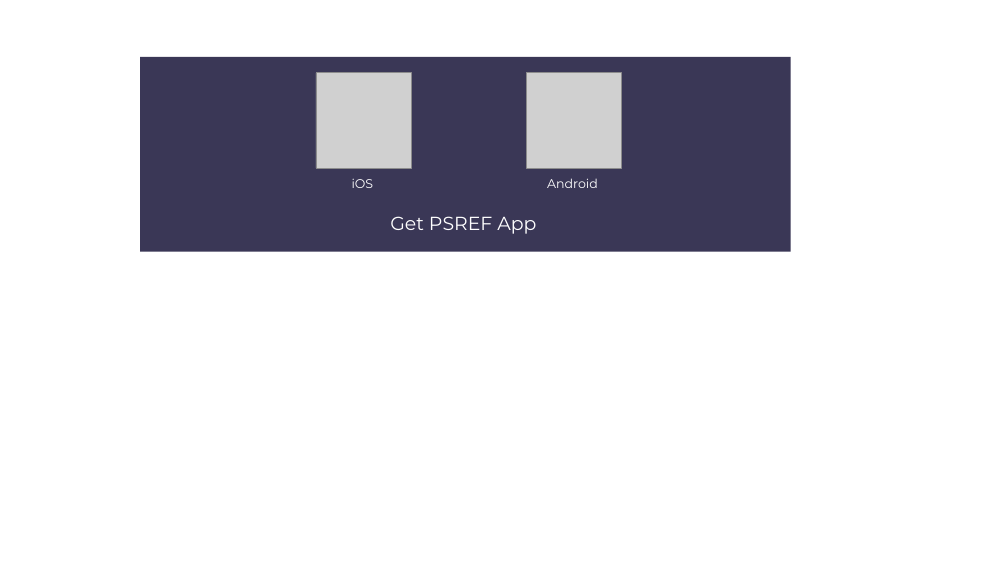
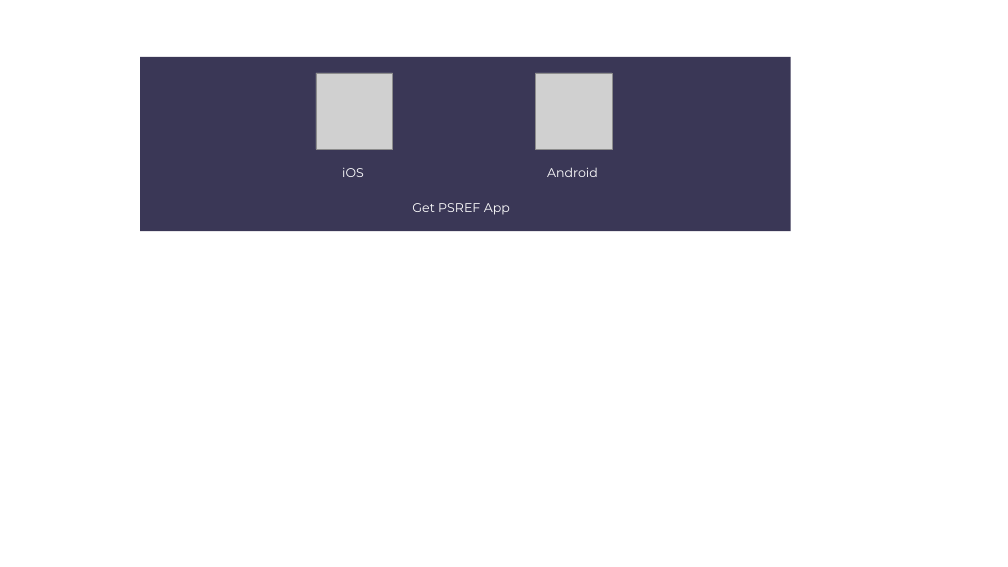
Before and after one commit to hou-yufeng/wspsref_newsletter, a slide deck: slide 3 of wspsref_newsletter.pptx. Drawn at 1008x567 pixels with LibreOffice and Linux fonts; fonts in the diff are those of the drawing; grey boxes stand for pictures. Boxes give left, top, right and bottom in pixels: in the first picture for what was removed or moved away, otherwise in the second. Text is boxed around its words. In the diff, an @@ line names an element or a change of style, - is before the commit and + after.

```diff
--- a/wspsref_newsletter.pptx
+++ b/wspsref_newsletter.pptx
@@ rectangle: place and size @@
-rectangle at [140, 57, 791, 252]
+rectangle at [140, 57, 791, 231]
@@ picture: place and size @@
-picture at [316, 73, 411, 168]
+picture at [316, 73, 392, 149]
@@ picture: place and size @@
-picture at [526, 73, 622, 168]
+picture at [535, 73, 612, 149]
@@ text "iOS": place and size @@
-text "iOS" at [352, 179, 374, 188]
+text "iOS" at [342, 168, 364, 177]
@@ text "Android": place and size @@
-text "Android" at [547, 178, 598, 188]
+text "Android" at [547, 167, 598, 177]
@@ text "Get PSREF App": place and size @@
-text "Get PSREF App" at [390, 216, 536, 234]
+text "Get PSREF App" at [412, 203, 510, 215]
@@ text "Get PSREF App" at [412, 203, 510, 215]: size 18 to 12 pt @@
```
Also in this commit, not shown: 2 other files.
